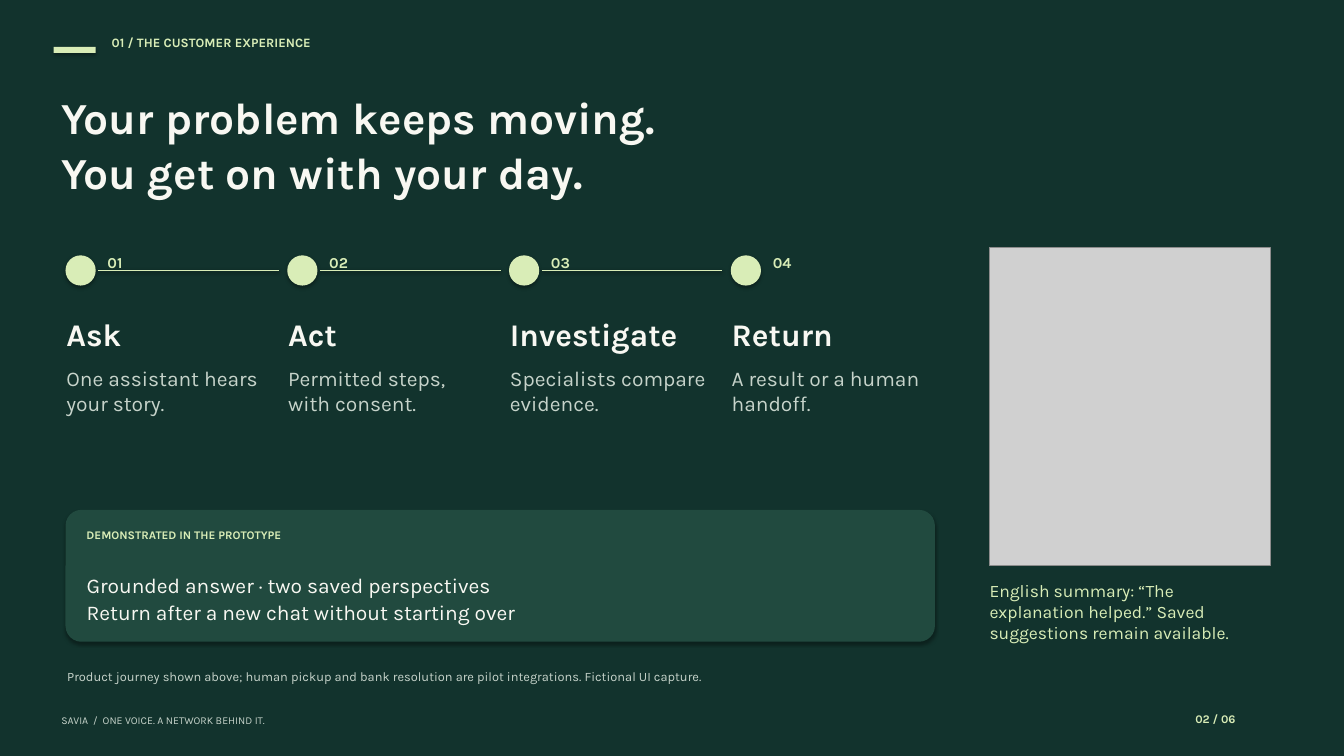
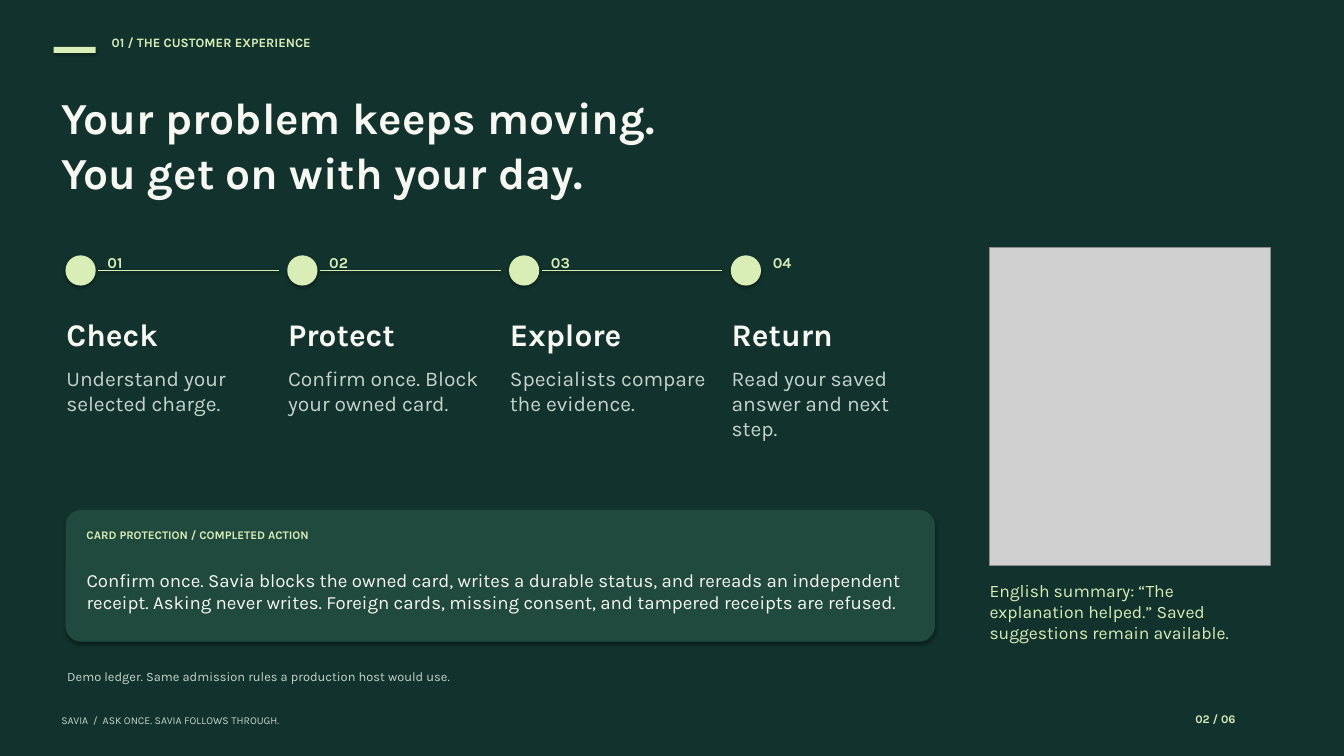
Before and after one commit to mario-andreschak/factored-hackathon-2026-mcg, a slide deck: slide 2 of docs/submission/media/decks/final/savia-final-pitch.pptx. Drawn at 1344x756 pixels with LibreOffice and Linux fonts; fonts in the diff are those of the drawing; grey boxes stand for pictures. Boxes give left, top, right and bottom in pixels: in the first picture for what was removed or moved away, otherwise in the second. Text is boxed around its words. In the diff, an @@ line names an element or a change of style, - is before the commit and + after.

Commit message:
Put the customer pitch and confirmed card control first

```diff
--- a/docs/submission/media/decks/final/savia-final-pitch.pptx
+++ b/docs/submission/media/decks/final/savia-final-pitch.pptx
@@ text at [66, 324, 158, 347]: text changed @@
-Ask
+Check
@@ text at [288, 325, 395, 347]: text changed @@
-Act
+Protect
@@ text at [510, 324, 622, 354]: text changed @@
-Investigate
+Explore
@@ text at [66, 371, 226, 416]: text changed @@
-One assistant hears your story.
+Understand your selected charge.
@@ text at [288, 371, 478, 416]: text changed @@
-Permitted steps, with consent.
+Confirm once. Block your owned card.
@@ text at [510, 371, 705, 411]: text changed @@
-Specialists compare evidence.
+Specialists compare the evidence.
@@ text at [732, 371, 889, 441]: text changed @@
-A result or a human handoff.
+Read your saved answer and next step.
@@ text at [86, 531, 309, 539]: text changed @@
-DEMONSTRATED IN THE PROTOTYPE
+CARD PROTECTION / COMPLETED ACTION
@@ text at [87, 574, 900, 614]: text changed; size 18 to 16 pt @@
-Grounded answer · two saved perspectives
-Return after a new chat without starting over
+Confirm once. Savia blocks the owned card, writes a durable status, and rereads an independent receipt. Asking never writes. Foreign cards, missing consent, and tampered receipts are refused.
@@ text at [67, 672, 449, 684]: text changed @@
-Product journey shown above; human pickup and bank resolution are pilot integrations. Fictional UI capture.
+Demo ledger. Same admission rules a production host would use.
@@ text at [61, 717, 279, 724]: text changed @@
-SAVIA / ONE VOICE. A NETWORK BEHIND IT.
+SAVIA / ASK ONCE. SAVIA FOLLOWS THROUGH.
```
Also in this commit, not shown: 4 other slides changed, 1 slide added, 1 slide removed, 36 other files.
